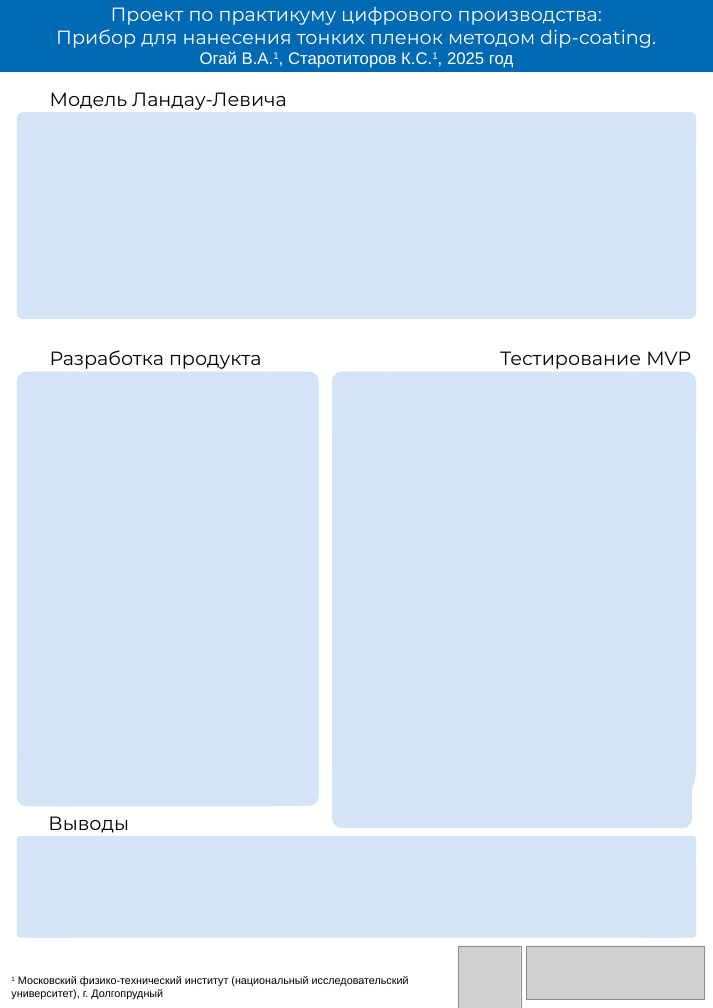
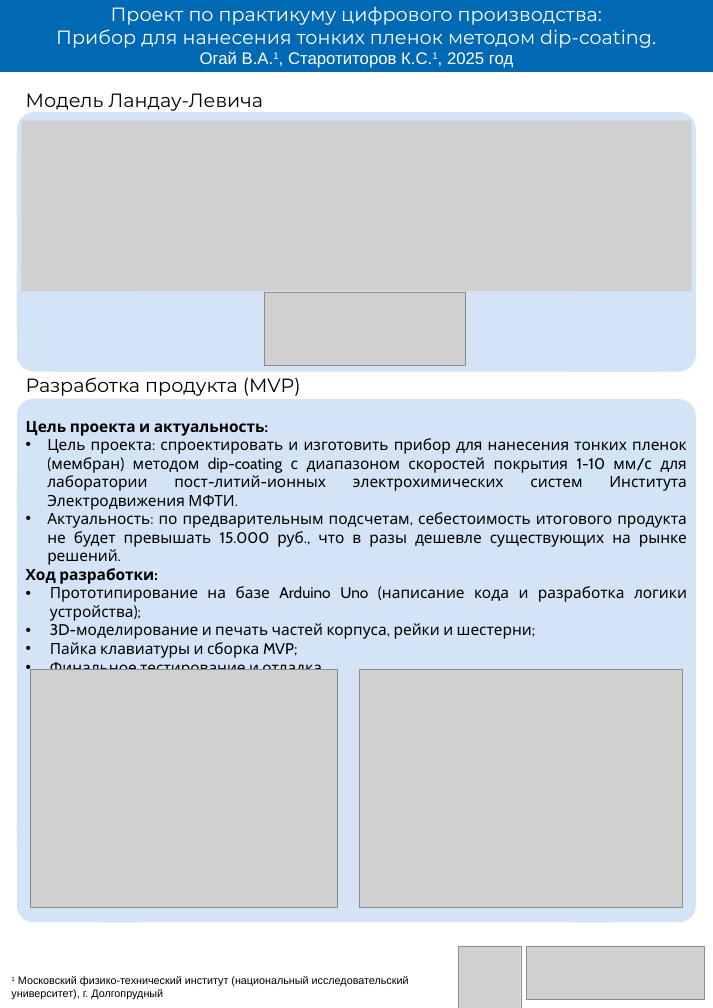
Before and after one commit to StarotitorovK/DipCoating, a slide deck: slide 1 of Documentation/постер.pptx. Drawn at 713x1008 pixels with LibreOffice and Linux fonts; fonts in the diff are those of the drawing; grey boxes stand for pictures. Boxes give left, top, right and bottom in pixels: in the first picture for what was removed or moved away, otherwise in the second. Text is boxed around its words. In the diff, an @@ line names an element or a change of style, - is before the commit and + after.

```diff
--- a/Documentation/постер.pptx
+++ b/Documentation/постер.pptx
@@ text "Модель Ландау-Левича": place and size @@
-text "Модель Ландау-Левича" at bbox=[50, 92, 287, 110]
+text "Модель Ландау-Левича" at bbox=[26, 93, 263, 111]
@@ rounded rectangle: place and size @@
-rounded rectangle at bbox=[17, 113, 696, 319]
+rounded rectangle at bbox=[17, 113, 696, 371]
@@ round rect: place and size @@
-round rect at bbox=[17, 113, 71, 145]
+round rect at bbox=[17, 113, 139, 214]
@@ round rect: place and size @@
-round rect at bbox=[642, 113, 696, 145]
+round rect at bbox=[574, 113, 696, 214]
@@ picture added at bbox=[22, 121, 692, 292] @@
@@ round rect: place and size @@
-round rect at bbox=[17, 286, 71, 319]
+round rect at bbox=[17, 270, 139, 371]
@@ picture added at bbox=[265, 292, 466, 366] @@
@@ round rect: place and size @@
-round rect at bbox=[642, 286, 696, 319]
+round rect at bbox=[574, 270, 696, 371]
@@ text removed at bbox=[500, 351, 691, 369] @@
-Тестирование MVP
@@ text at bbox=[26, 377, 301, 396]: text changed @@
-Разработка продукта
+Разработка продукта (MVP)
@@ rounded rectangle removed at bbox=[333, 372, 696, 828] @@
@@ round rect removed at bbox=[333, 372, 393, 427] @@
@@ round rect removed at bbox=[626, 372, 696, 427] @@
@@ rounded rectangle: place and size @@
-rounded rectangle at bbox=[17, 372, 318, 807]
+rounded rectangle at bbox=[17, 400, 695, 923]
@@ round rect: place and size @@
-round rect at bbox=[17, 372, 71, 427]
+round rect at bbox=[17, 399, 139, 500]
@@ round rect: place and size @@
-round rect at bbox=[265, 372, 318, 427]
+round rect at bbox=[574, 400, 696, 501]
@@ text added at bbox=[26, 421, 687, 658], 25.8 pt, text #000000 @@
+Цель проекта и актуальность:
+• Цель проекта: спроектировать и изготовить прибор для нанесения тонких пленок (мембран) методом dip-coating с диапазоном скоростей покрытия 1-10 мм/с для лаборатории пост-литий-ионных электрохимических систем Института Электродвижения МФТИ.
+• Актуальность: по предварительным подсчетам, себестоимость итогового продукта не будет превышать 15.000 руб., что в разы дешевле существующих на рынке решений.
+Ход разработки:
+• Прототипирование на базе Arduino Uno (написание кода и разработка логики устройства);
+• 3D-моделирование и печать частей корпуса, рейки и шестерни;
+• Пайка клавиатуры и сборка MVP;
+• Финальное тестирование и отладка.
@@ picture added at bbox=[31, 669, 338, 908] @@
@@ picture added at bbox=[359, 669, 683, 908] @@
@@ round rect removed at bbox=[17, 751, 71, 807] @@
@@ round rect removed at bbox=[265, 751, 318, 806] @@
@@ round rect removed at bbox=[333, 767, 395, 828] @@
@@ round rect removed at bbox=[638, 773, 692, 828] @@
@@ round rect: place and size @@
-round rect at bbox=[17, 837, 71, 853]
+round rect at bbox=[17, 822, 139, 923]
@@ round rect at bbox=[17, 822, 139, 923]: mirrored @@
@@ rounded rectangle removed at bbox=[17, 837, 696, 938] @@
@@ text removed at bbox=[48, 816, 129, 833] @@
-Выводы
@@ round rect at bbox=[574, 822, 696, 923]: mirrored @@
@@ round rect: place and size @@
-round rect at bbox=[642, 837, 696, 853]
+round rect at bbox=[574, 822, 696, 923]
@@ round rect removed at bbox=[17, 922, 71, 938] @@
@@ round rect removed at bbox=[642, 922, 696, 938] @@
```
Also in this commit, not shown: 1 other file.
